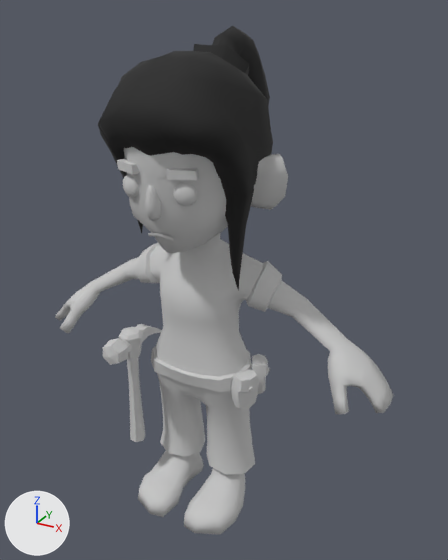
A saved change to the FBX model Assets/Models/Characters/CharAnimations/MDL_A_Char_hammeringGirl.FBX.
The view is the same before and after, from a 50 mm camera at (1.037, -1.773, 1.8) aimed at (0.041, 0.039, 0.894). Every picture has the same lights, and +X, +Y and +Z are marked at lower left. Where no turn or scale is listed for an object, it has been applied to the vertices.

The older version as bpy lines, for what is in view:
```python
me_mesh = bpy.data.meshes.new('Mesh')
me_mesh.from_pydata(...)  # 1615 vertices, 1670 faces; spans x -0.7..0.7, y -0.39..0.41, z 0.0..1.75
# faces by material slot: [1409, 261]
me_mesh.materials.append(mat_12___default)  # its picture is missing
me_mesh.materials.append(mat_default)  # black #1c1c1c
ob_bighead_base002 = bpy.data.objects.new('BigHead_base002', me_mesh)
ob_bighead_base002.location = (0.0, 0.0, 0.0)
```
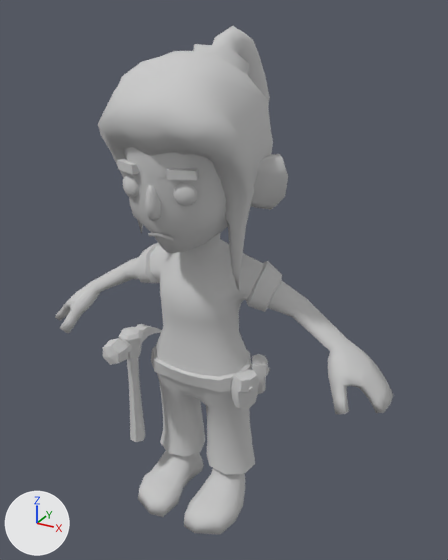
What the commit changed:
me_mesh has 1615 vertices, 1670 faces and spans x -0.7..0.7, y -0.39..0.41, z 0.0..1.75.
me_mesh is used by ob_bighead_base002; location (0.0, 0.0, 0.0).
me_mesh part 1: all 261 faces that had it switch from mat_default (black #1c1c1c) to mat_12___default (its picture is missing).

Changed parts and their boxes (x1, y1, x2, y2) in the pictures (448 x 560 px):
part 1 of me_mesh, recoloured (black to grey): (98, 26, 273, 291) in both
